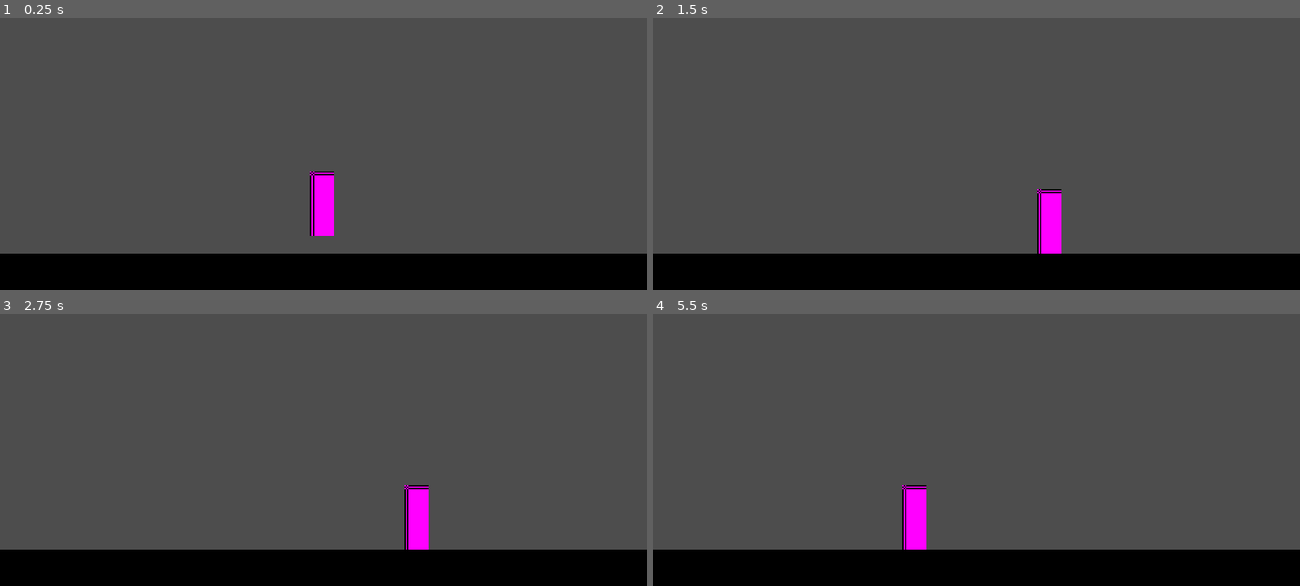
Above: before the commit, frames 1-4 (two rows, left to right).
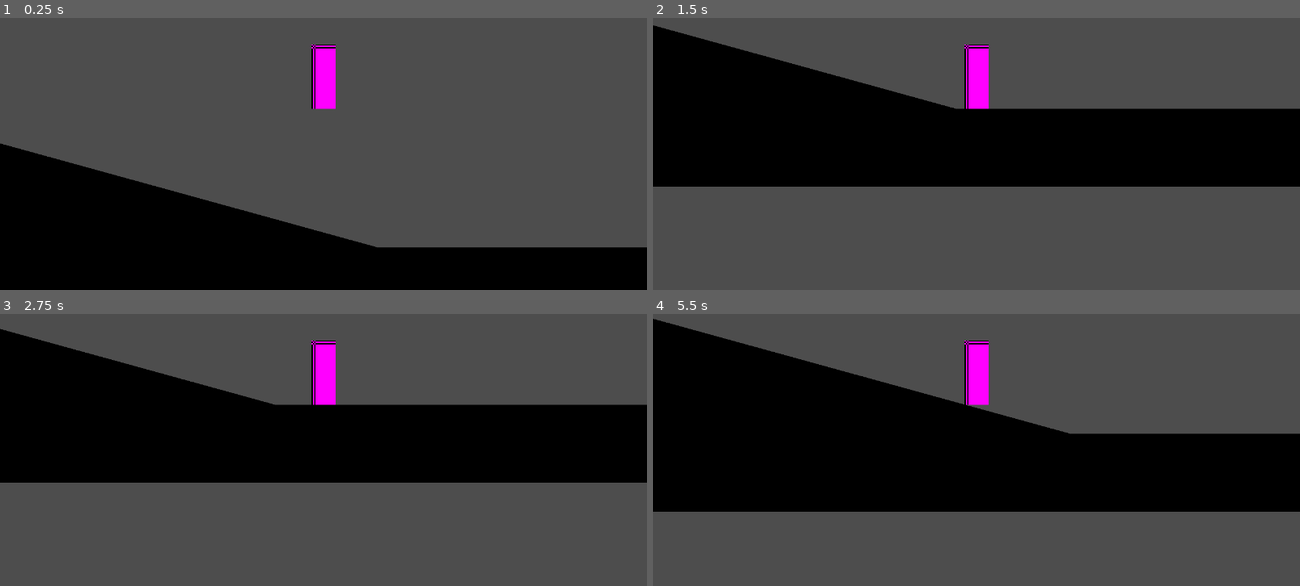
Above: after the commit, the same moments.

Repository: DGilev91/MetroidvaniaForge
Game: Godot game, scene res://playground.tscn
Two runs of this game, one before a commit and one after it. Both use one fixed random seed, a clock stepped at 60 frames per second and the inputs below.
Inputs:
- Up to frame 1 (0.25 s): no input
- Up to frame 2 (1.5 s): hold Right (RIGHT) 0.53-1.28 s; hold Left (LEFT) from 1.28 s (still down)
- Up to frame 3 (2.75 s): release Left (LEFT) at 2.03 s; hold Right (RIGHT) from 2.03 s (still down)
- Up to frame 4 (5.5 s): release Right (RIGHT) at 3.53 s; hold Left (LEFT) from 3.53 s (still down)

The runs differ from the first frame. In frame 1, 15% of the frame differs, in the area x 0-100%, y 9-87%; in frame 2, 51%; in frame 3, 50%; in frame 4, 57%, in the area x 0-100%, y 1-100%.

Commit message:
test level

Diff:
--- a/player/player.tscn
+++ b/player/player.tscn
@@ -18,3 +18,5 @@
 [node name="CollisionShape2D" type="CollisionShape2D" parent="." unique_id=136202267]
 position = Vector2(0, -23)
 shape = SubResource("RectangleShape2D_kqu6x")
+
+[node name="Camera2D" type="Camera2D" parent="." unique_id=142425986]
--- a/playground.tscn
+++ b/playground.tscn
@@ -16,8 +16,8 @@
 [node name="Playground" type="Node2D" unique_id=1595630381]
 
 [node name="Sprite2D" type="Sprite2D" parent="." unique_id=1644173331]
-position = Vector2(238, 259)
-scale = Vector2(16, 1)
+position = Vector2(469, 272)
+scale = Vector2(30.4375, 1.8125)
 texture = SubResource("GradientTexture2D_6miw8")
 
 [node name="StaticBody2D" type="StaticBody2D" parent="Sprite2D" unique_id=1853249062]
@@ -26,4 +26,69 @@
 shape = SubResource("RectangleShape2D_embak")
 
 [node name="Player" parent="." unique_id=805989142 instance=ExtResource("1_rupst")]
-position = Vector2(239, 197)
+position = Vector2(329, 107)
+
+[node name="Sprite2D3" type="Sprite2D" parent="." unique_id=1747654771]
+position = Vector2(765, 198)
+scale = Vector2(1.6171857, 2.7656248)
+texture = SubResource("GradientTexture2D_6miw8")
+
+[node name="StaticBody2D" type="StaticBody2D" parent="Sprite2D3" unique_id=1417744470]
+
+[node name="CollisionShape2D" type="CollisionShape2D" parent="Sprite2D3/StaticBody2D" unique_id=27437239]
+shape = SubResource("RectangleShape2D_embak")
+
+[node name="Sprite2D4" type="Sprite2D" parent="." unique_id=1181189996]
+position = Vector2(182.00002, 218)
+rotation = -1.3008955
+scale = Vector2(1.6171857, 12.137253)
+texture = SubResource("GradientTexture2D_6miw8")
+
+[node name="StaticBody2D" type="StaticBody2D" parent="Sprite2D4" unique_id=41789857]
+
+[node name="CollisionShape2D" type="CollisionShape2D" parent="Sprite2D4/StaticBody2D" unique_id=708643857]
+shape = SubResource("RectangleShape2D_embak")
+
+[node name="Sprite2D5" type="Sprite2D" parent="." unique_id=1592650165]
+position = Vector2(-55.117336, 221.64798)
+scale = Vector2(3.5551667, 5.0220017)
+texture = SubResource("GradientTexture2D_6miw8")
+
+[node name="StaticBody2D" type="StaticBody2D" parent="Sprite2D5" unique_id=854949739]
+
+[node name="CollisionShape2D" type="CollisionShape2D" parent="Sprite2D5/StaticBody2D" unique_id=1739154665]
+scale = Vector2(1, 0.9999999)
+shape = SubResource("RectangleShape2D_embak")
+
+[node name="Sprite2D6" type="Sprite2D" parent="." unique_id=496631638]
+position = Vector2(86.53125, 234)
+scale = Vector2(5.654297, 2.691407)
+texture = SubResource("GradientTexture2D_6miw8")
+
+[node name="StaticBody2D" type="StaticBody2D" parent="Sprite2D6" unique_id=963870864]
+
+[node name="CollisionShape2D" type="CollisionShape2D" parent="Sprite2D6/StaticBody2D" unique_id=279011536]
+scale = Vector2(1, 0.99999994)
+shape = SubResource("RectangleShape2D_embak")
+
+[node name="Sprite2D7" type="Sprite2D" parent="." unique_id=1747216798]
+position = Vector2(-109.765625, 131.00003)
+scale = Vector2(2.2021482, 10.812501)
+texture = SubResource("GradientTexture2D_6miw8")
+
+[node name="StaticBody2D" type="StaticBody2D" parent="Sprite2D7" unique_id=1194802583]
+
+[node name="CollisionShape2D" type="CollisionShape2D" parent="Sprite2D7/StaticBody2D" unique_id=481517559]
+scale = Vector2(1, 0.99999994)
+shape = SubResource("RectangleShape2D_embak")
+
+[node name="Sprite2D8" type="Sprite2D" parent="." unique_id=702328186]
+position = Vector2(987, 128)
+scale = Vector2(2.2021482, 10.812501)
+texture = SubResource("GradientTexture2D_6miw8")
+
+[node name="StaticBody2D" type="StaticBody2D" parent="Sprite2D8" unique_id=846416095]
+
+[node name="CollisionShape2D" type="CollisionShape2D" parent="Sprite2D8/StaticBody2D" unique_id=2055845907]
+scale = Vector2(1, 0.99999994)
+shape = SubResource("RectangleShape2D_embak")
